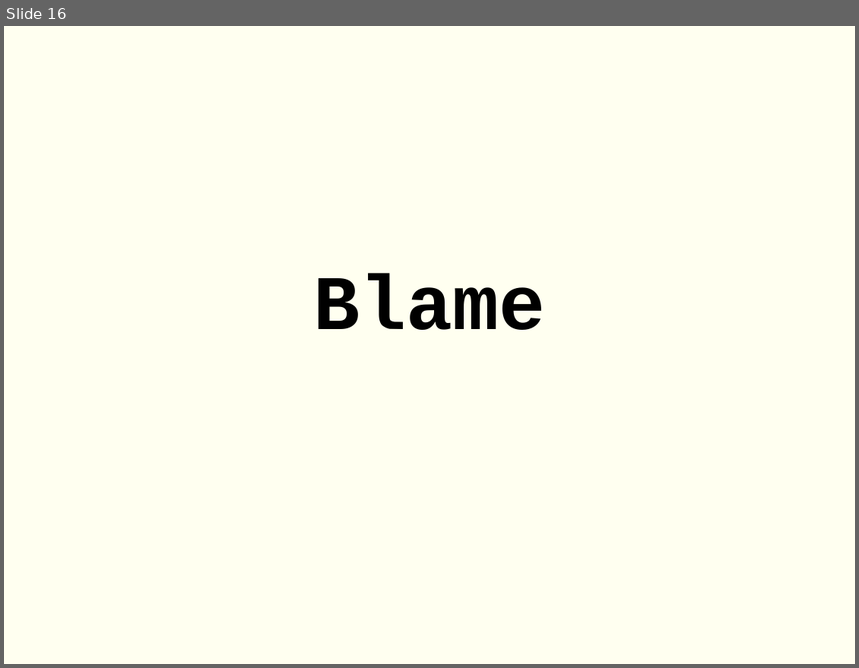
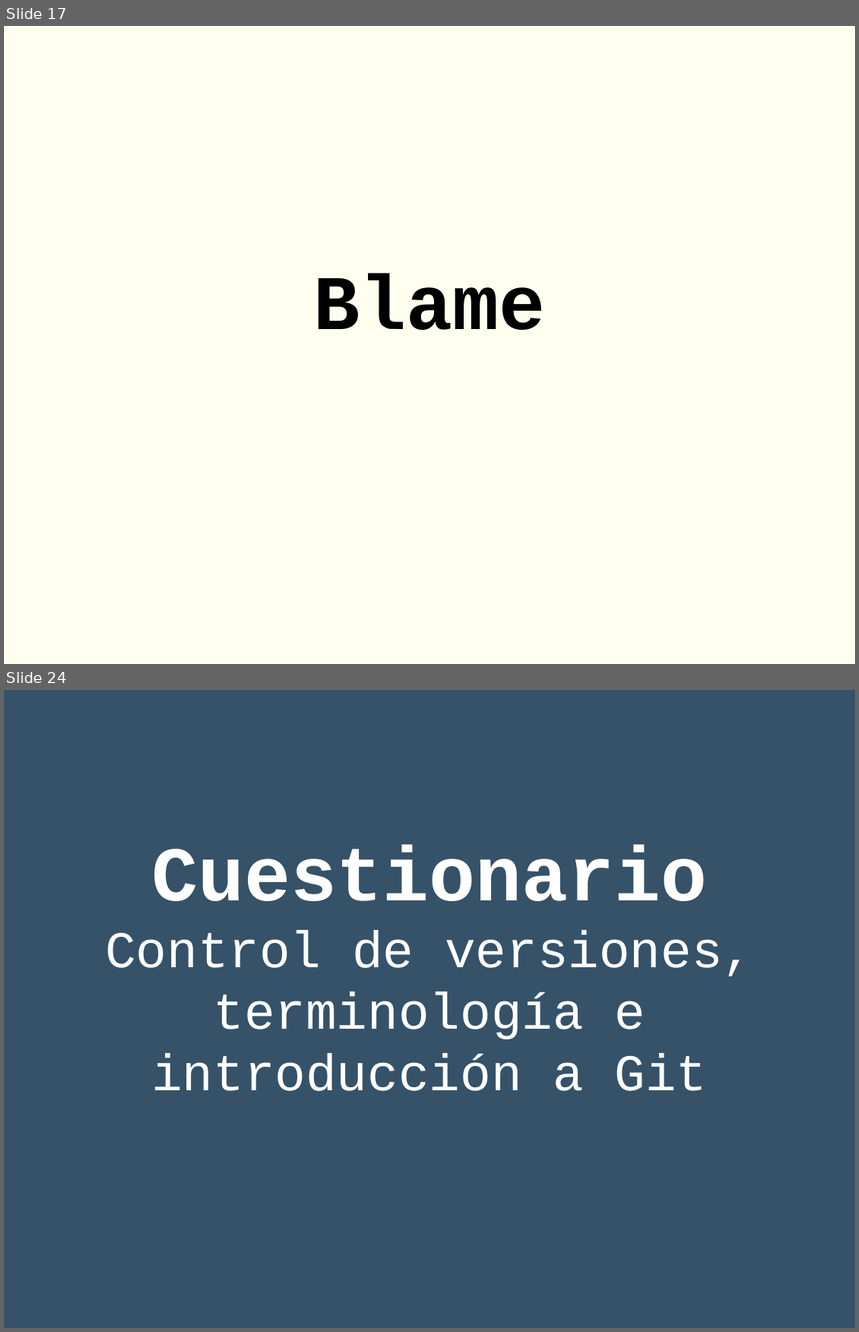
Before and after one commit to rgmf/eed2425, a slide deck: ut/02_control_de_versiones/presentacion/01_control_versiones_intro_git.odp. Shown one above the other, each under a label of ours: slide 16 before the commit, slides 17 and 24 after it; the slides between them are not shown. The pictures are 859x668 and 859x1332 pixels, drawn with LibreOffice and Linux fonts; fonts in the diff are those of the drawing. Boxes give left, top, right and bottom in pixels: in the first picture for what was removed or moved away, otherwise in the second. Text is boxed around its words. In the diff, an @@ line names an element or a change of style, - is before the commit and + after.

```diff
--- a/ut/02_control_de_versiones/presentacion/01_control_versiones_intro_git.odp
+++ b/ut/02_control_de_versiones/presentacion/01_control_versiones_intro_git.odp
@@ slide 24 added at [4, 690, 855, 1328], background #355269 @@
@@ subtitle added at [105, 845, 753, 1091], 48 pt, text #FFFFFF @@
+Cuestionario
+Control de versiones, terminología e introducción a Git
@@ what was slide 16 is now slide 17 @@
```
Also in this commit, not shown: 1 slide changed, 7 other slides added, 2 slides removed, 3 other files.
